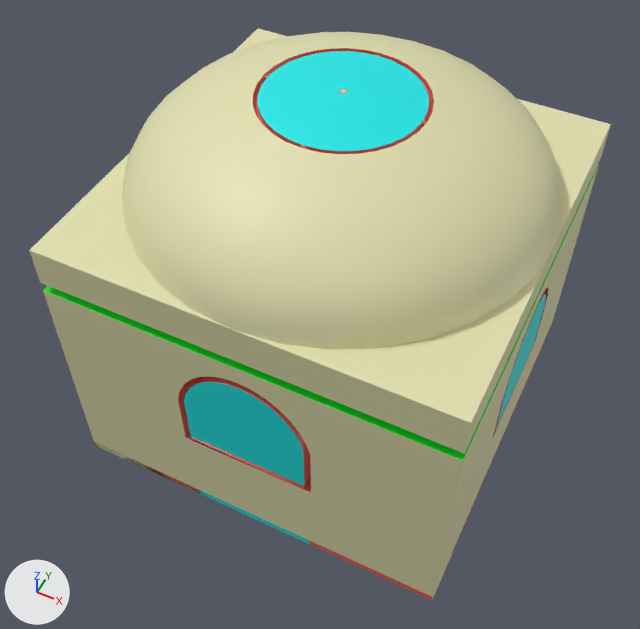
An edit to the FBX model Assets/BlenderModels/kitchen.fbx, drawn before and after from the same camera.
Camera for both pictures: a 50 mm lens placed at (2.68, -5.79, 8.3), pointed at (0.01, -0.45, 1.63). The lights are fixed; the arrows at lower left show +X, +Y and +Z.

The first picture shows 'Roof', 'Walls'.
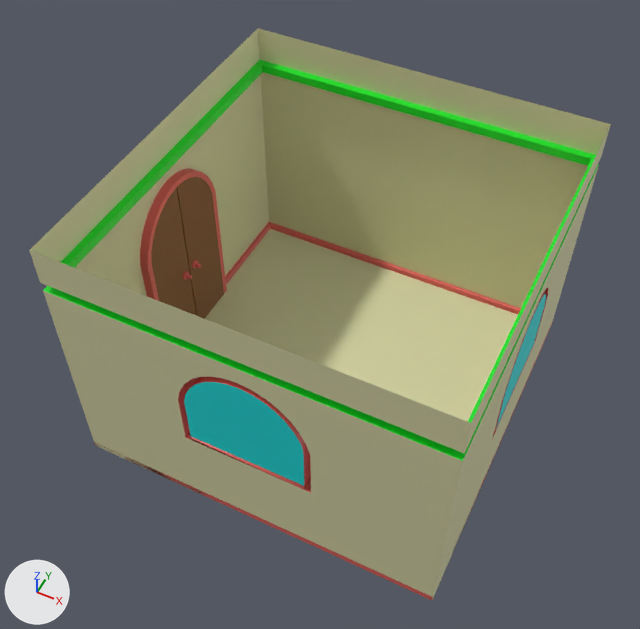
Commit message: kitchen 2

Pixel boxes [x1, y1, x2, y2] of what changed, in the pictures (640 x 629 px):
'Roof', deleted (beige)
    before: [30, 28, 611, 423]
    faces in mat_base (beige #e2e0b0): [30, 28, 611, 423]
    faces in mat_window (cyan #00e7e7): [257, 51, 429, 151]
    faces in mat_frame (red #e7655c): [253, 48, 434, 154]
'Floor', unchanged, uncovered by the edit
    after: [205, 229, 518, 422]

What the commit changed:
Object 'Roof' (ob_roof) is deleted.
